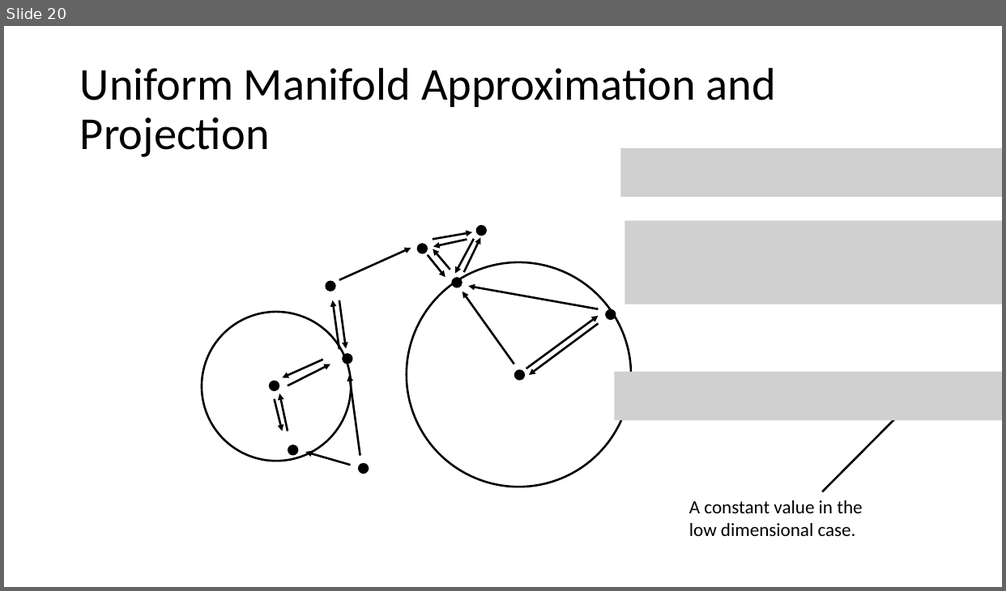
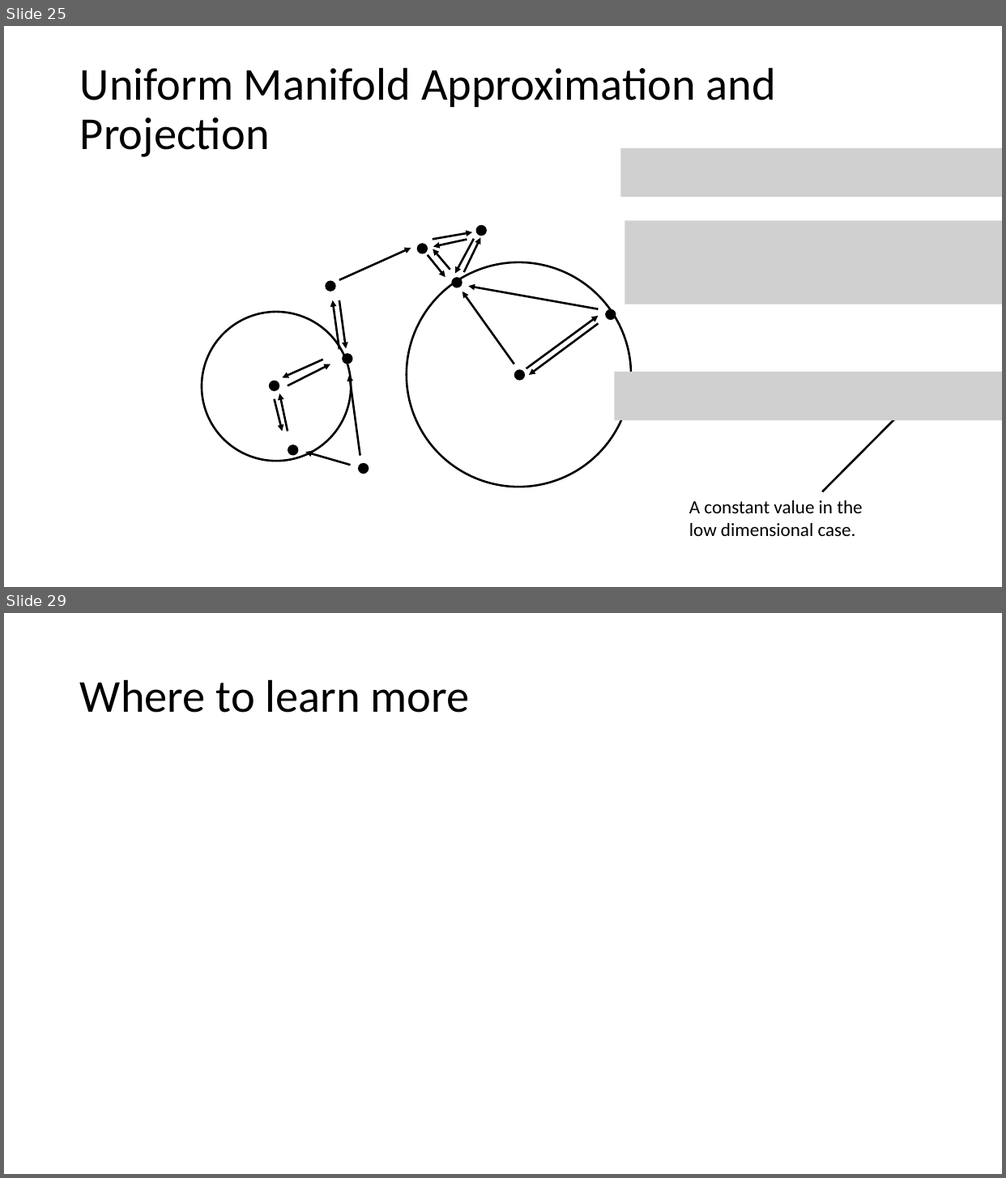
Before and after one commit to AnabelSMRuggiero/Dimensionality-Reduction-Tutorial, a slide deck: Presentation/Dimensionality-Reduction.pptm. Shown one above the other, each under a label of ours: slide 20 before the commit, slides 25 and 29 after it; the slides between them are not shown. The pictures are 1006x591 and 1006x1178 pixels, drawn with LibreOffice and Linux fonts; fonts in the diff are those of the drawing; grey boxes stand for pictures. Boxes give left, top, right and bottom in pixels: in the first picture for what was removed or moved away, otherwise in the second. Text is boxed around its words. In the diff, an @@ line names an element or a change of style, - is before the commit and + after.

```diff
--- a/Presentation/Dimensionality-Reduction.pptm
+++ b/Presentation/Dimensionality-Reduction.pptm
@@ slide 29 added at bbox=[4, 613, 1002, 1174], background #FFFFFF @@
@@ title added at bbox=[80, 679, 470, 713], 44 pt, text #000000 @@
+Where to learn more
@@ what was slide 20 is now slide 25 @@
```
Also in this commit, not shown: 4 slides changed, 8 other slides added, 3 other files.
